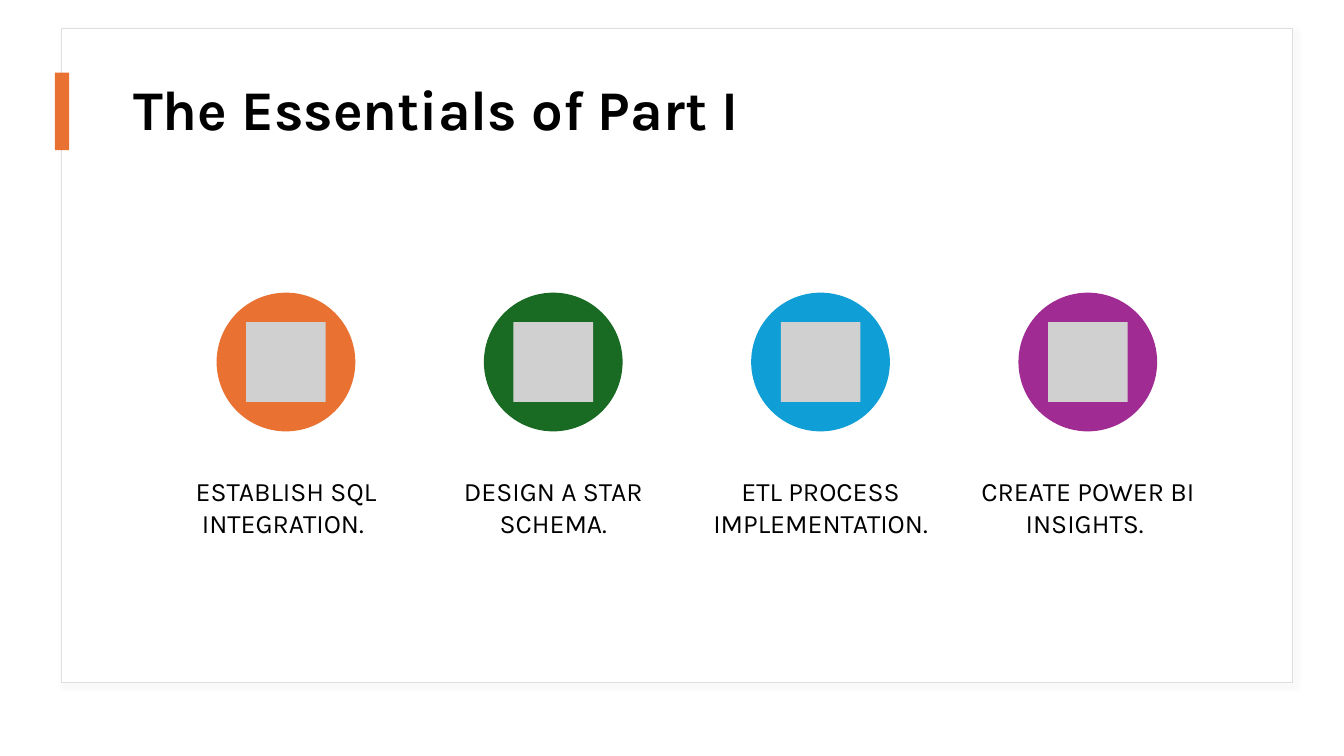
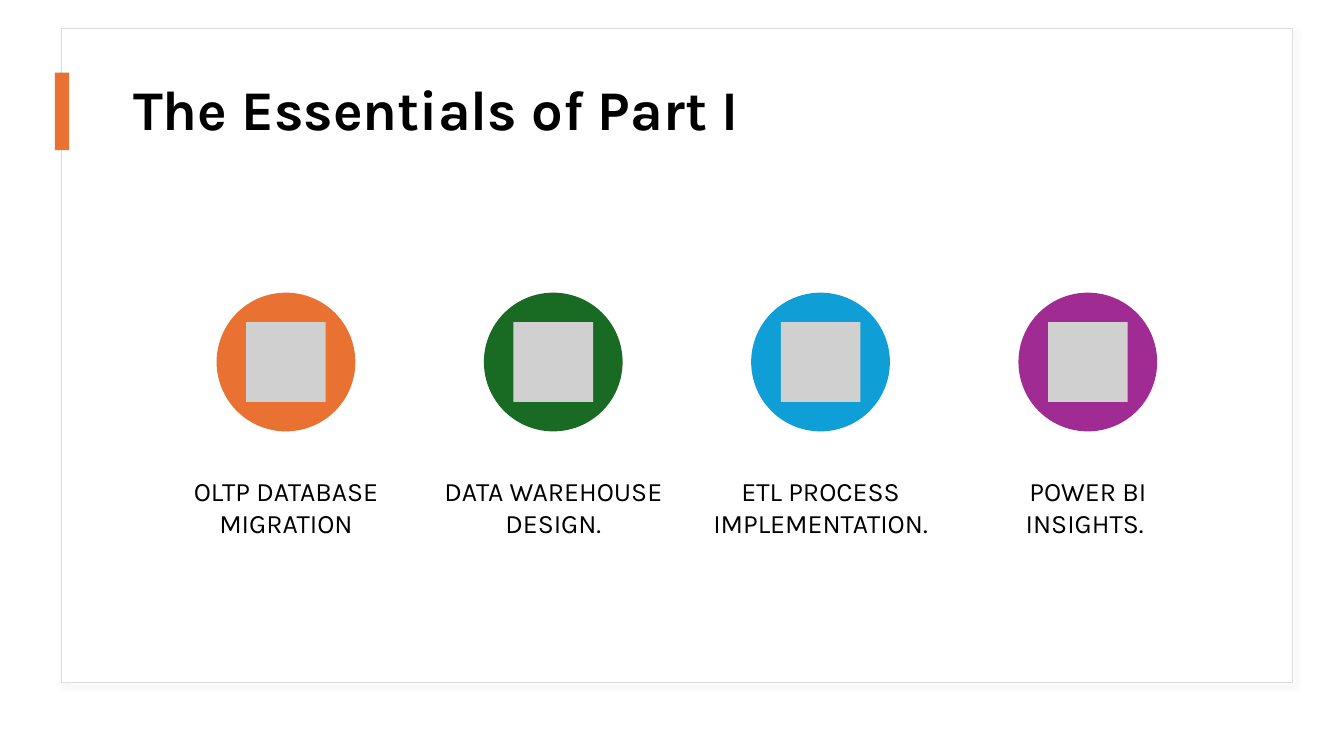
Before and after one commit to Konstant-gk/Chinook_Project, a slide deck: slide 2 of Chinook_Presentation/Project_Future_Chinook_Presentation.pptx. Drawn at 1344x756 pixels with LibreOffice and Linux fonts; fonts in the diff are those of the drawing; grey boxes stand for pictures. Boxes give left, top, right and bottom in pixels: in the first picture for what was removed or moved away, otherwise in the second. Text is boxed around its words. In the diff, an @@ line names an element or a change of style, - is before the commit and + after.

```diff
--- a/Chinook_Presentation/Project_Future_Chinook_Presentation.pptx
+++ b/Chinook_Presentation/Project_Future_Chinook_Presentation.pptx
@@ text at [194,484,378,534]: text changed @@
-ESTABLISH SQL INTEGRATION.
+OLTP DATABASE MIGRATION
@@ text at [444,484,662,534]: text changed @@
-DESIGN A STAR SCHEMA.
+DATA WAREHOUSE DESIGN.
@@ text at [1026,484,1146,534]: text changed @@
-CREATE POWER BI INSIGHTS.
+POWER BI INSIGHTS.
```
Also in this commit, not shown: 4 other slides changed, 5 slides added, 4 slides removed.
